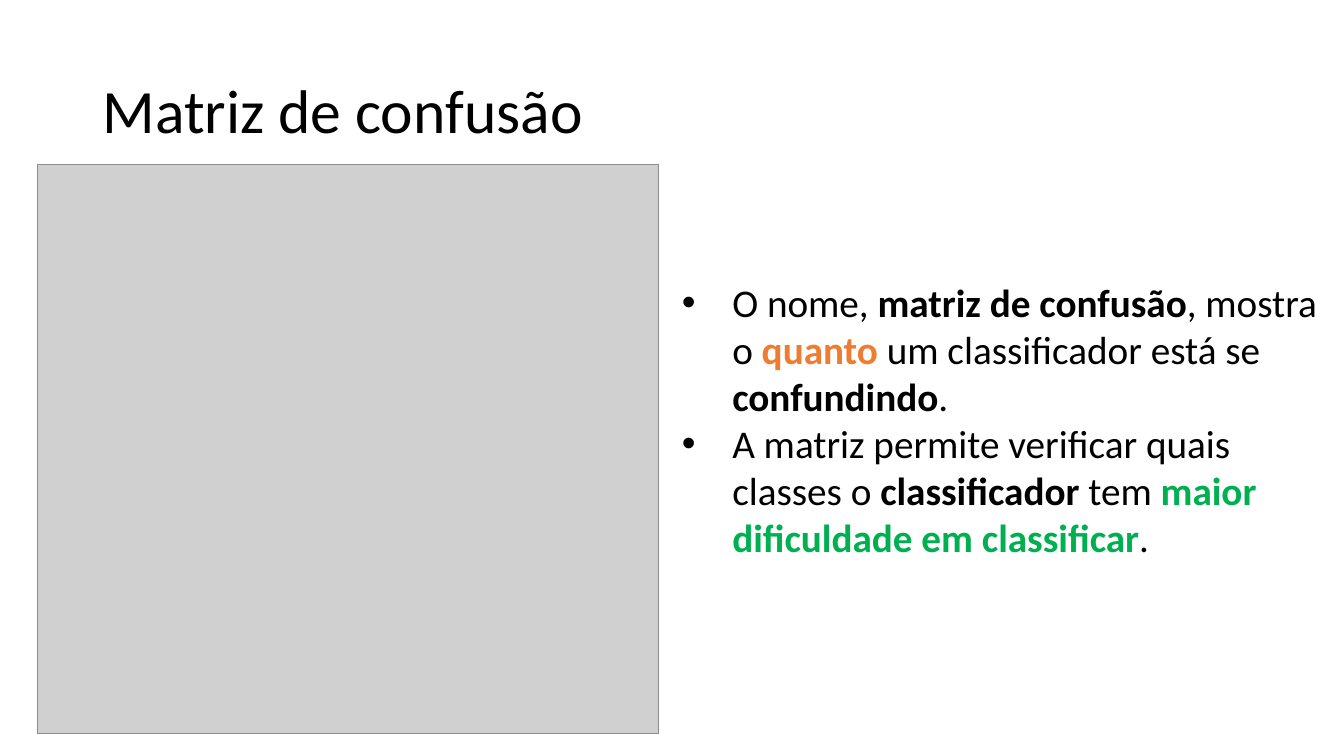
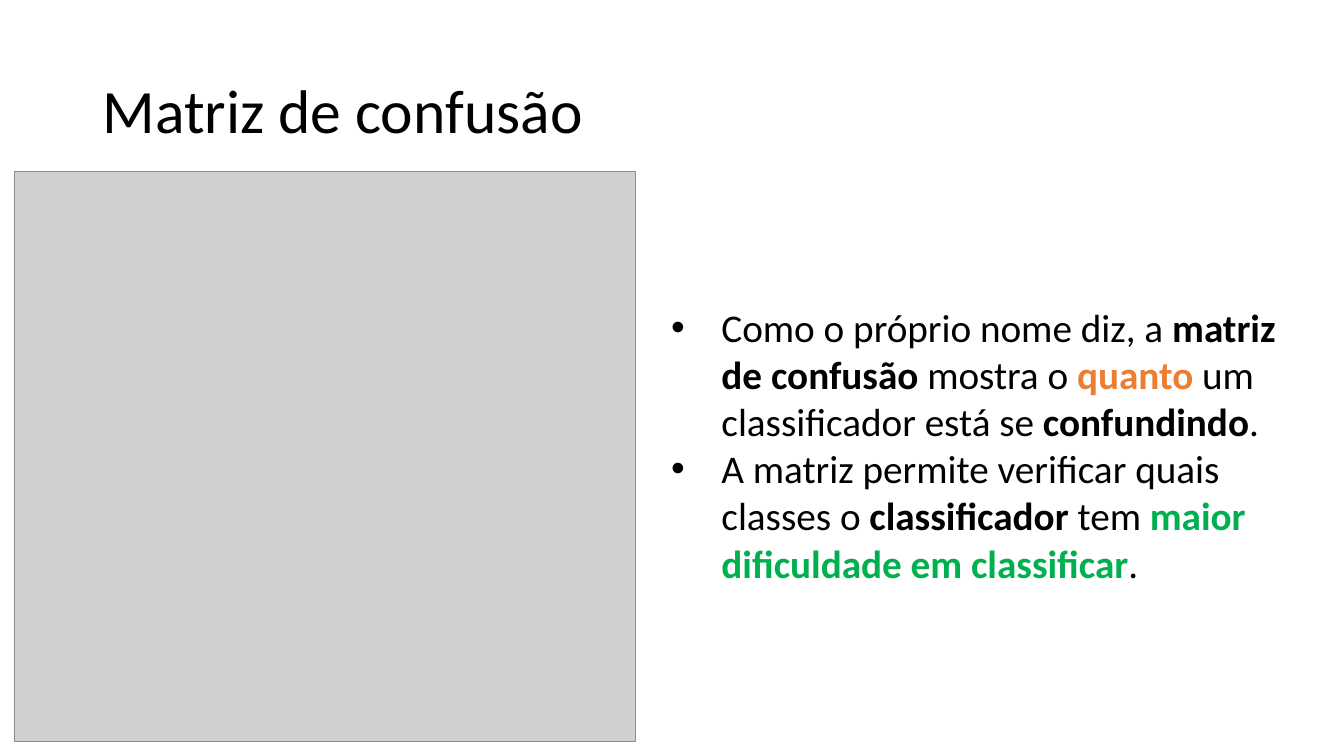
Before and after one commit to zz4fap/c24_inteligencia_artificial, a slide deck: slide 3 of slides/C24_Métricas_de_Classificação.pptx. Drawn at 1344x756 pixels with LibreOffice and Linux fonts; fonts in the diff are those of the drawing; grey boxes stand for pictures. Boxes give left, top, right and bottom in pixels: in the first picture for what was removed or moved away, otherwise in the second. Text is boxed around its words. In the diff, an @@ line names an element or a change of style, - is before the commit and + after.

```diff
--- a/slides/C24_Métricas_de_Classificação.pptx
+++ b/slides/C24_Métricas_de_Classificação.pptx
@@ picture: place and size @@
-picture at (37,164,658,734)
+picture at (14,171,635,741)
@@ text "Como o próprio nome diz, ...": place and size @@
-text "Como o próprio nome diz, ..." at (732,289,1316,553)
+text "Como o próprio nome diz, ..." at (721,314,1275,579)
@@ text at (721,314,1275,437): text changed @@
-• O nome, matriz de confusão, mostra o quanto um classificador está se confundindo.
+• Como o próprio nome diz, a matriz de confusão mostra o quanto um classificador está se confundindo.
```
Also in this commit, not shown: 15 other slides changed, 1 slide added, 2 other files.
